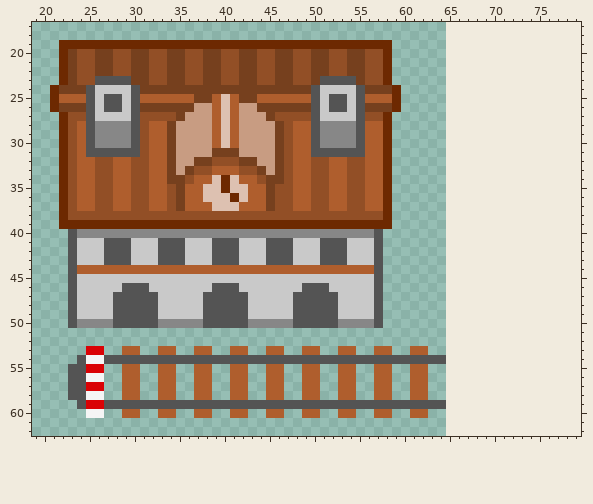
One commit to this sprite sheet: tiles/station/station_r.png. The picture above is the old version.
The file is 200x200 pixels, drawn in blocks of 4x4; one block is one cell here. Shown: x 19..79, y 17..62. The old version is drawn lined up with the new one, on the new canvas.
Now the later version:
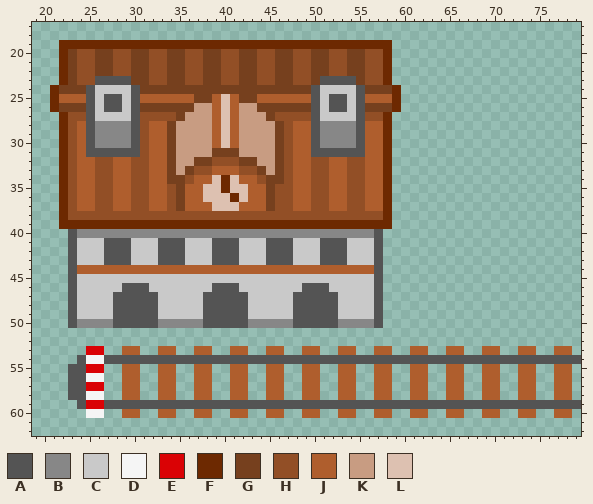
Palette (. is transparent): A #545454  B #878787  C #c9c9c9  D #f5f5f5  E #da0205  F #6d2901  G #76401e  H #924f26  J #af5e2d  K #c89c82  L #ddc1b1
Change:
canvas 50x50 -> 80x80, the old top-left corner now at 15,15
Changed rows in their new state; - is an unchanged pixel.
first column x 65:
53 JJ--JJ--JJ--JJ-
54 AAAAAAAAAAAAAAA
55 JJ--JJ--JJ--JJ-
56 JJ--JJ--JJ--JJ-
57 JJ--JJ--JJ--JJ-
58 JJ--JJ--JJ--JJ-
59 AAAAAAAAAAAAAAA
60 JJ--JJ--JJ--JJ-
Boxes around the changes in both pictures, in picture pixels (x1, y1, x2, y2):
added: (446, 346, 581, 418)
